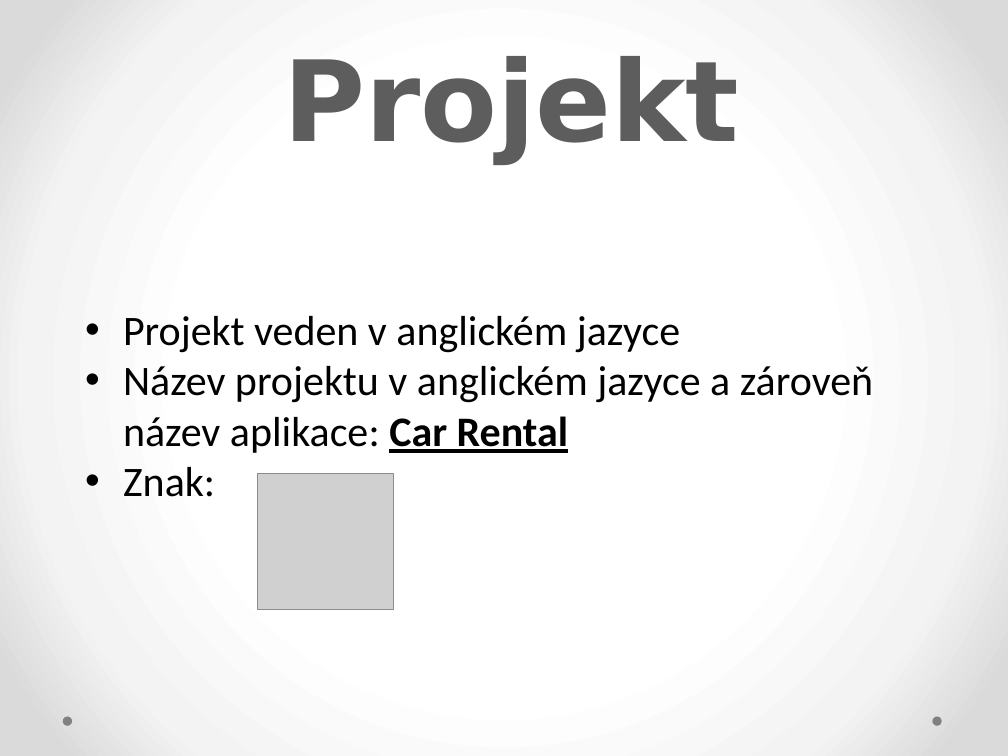
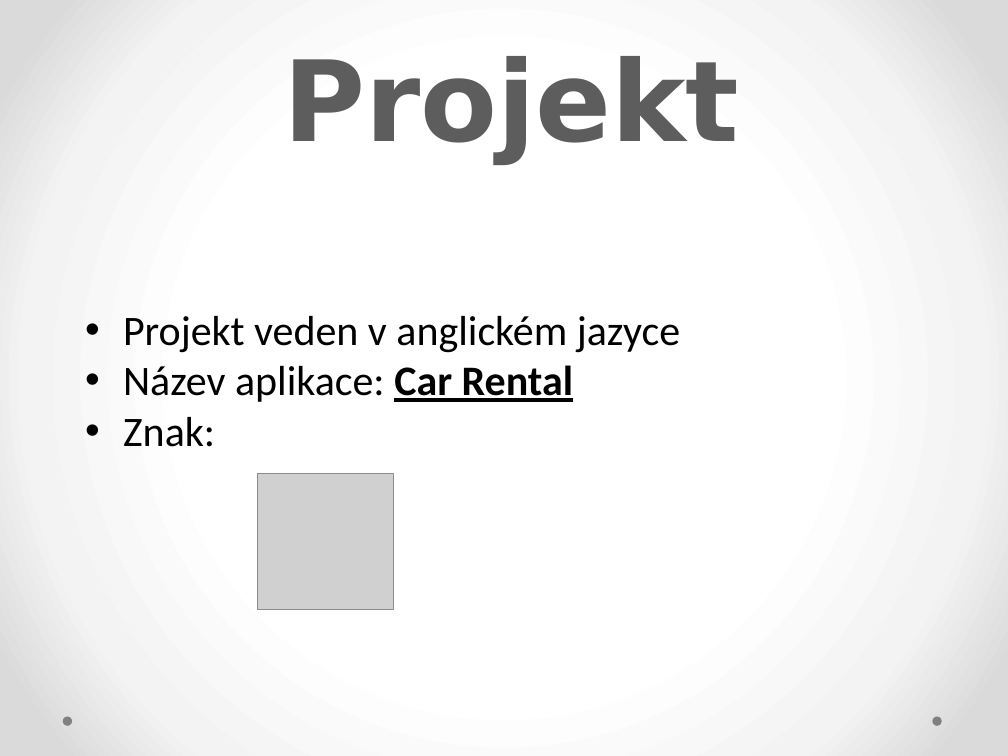
Before and after one commit to Amilez/rent-car-app, a slide deck: slide 4 of Prezentace/prezentace.pptx. Drawn at 1008x756 pixels with LibreOffice and Linux fonts; fonts in the diff are those of the drawing; grey boxes stand for pictures. Boxes give left, top, right and bottom in pixels: in the first picture for what was removed or moved away, otherwise in the second. Text is boxed around its words. In the diff, an @@ line names an element or a change of style, - is before the commit and + after.

```diff
--- a/Prezentace/prezentace.pptx
+++ b/Prezentace/prezentace.pptx
@@ text at (123, 365, 573, 402): text changed @@
-• Název projektu v anglickém jazyce a zároveň název aplikace: Car Rental
+• Název aplikace: Car Rental
```
Also in this commit, not shown: 4 other slides changed, 1 other file.
